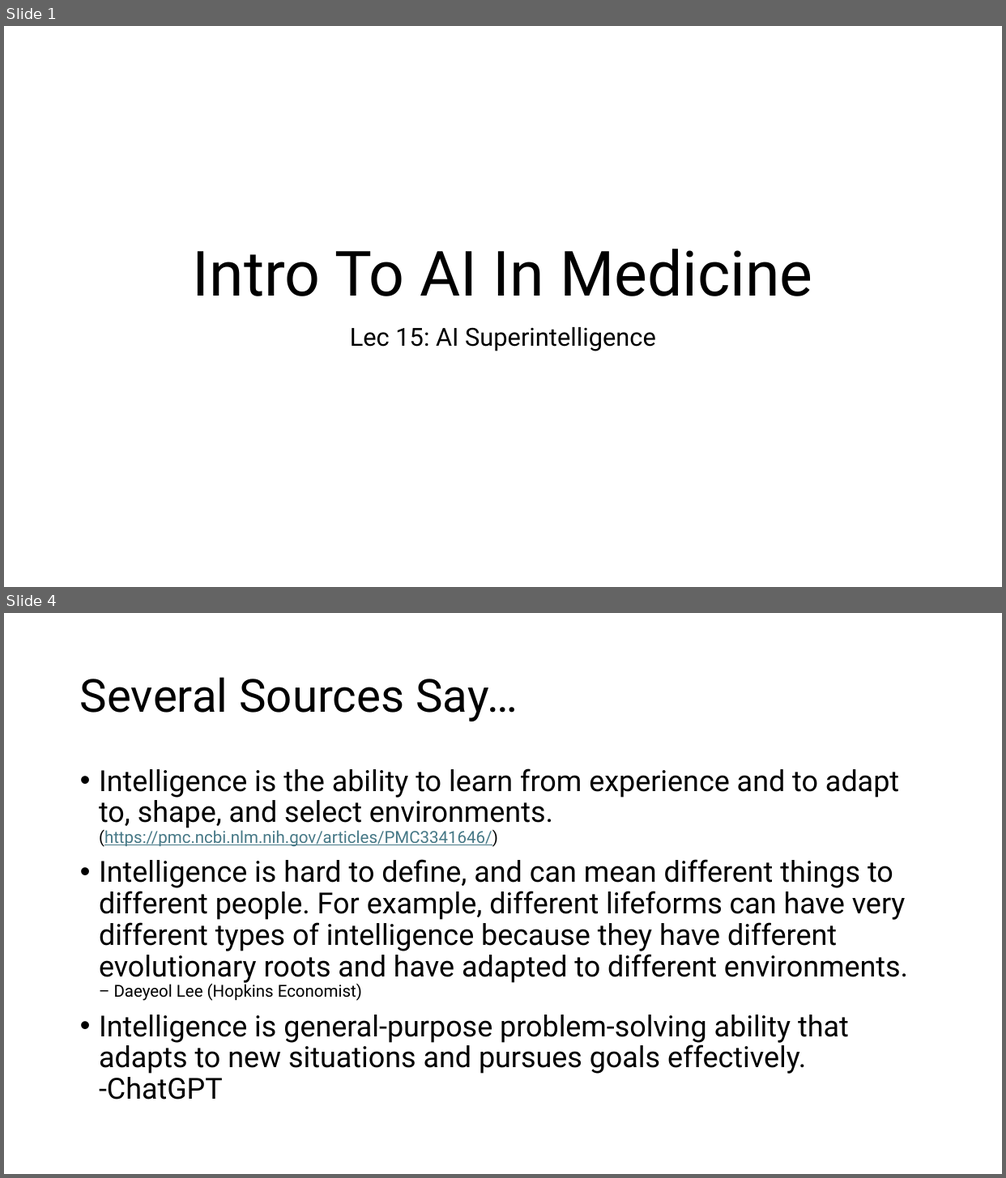
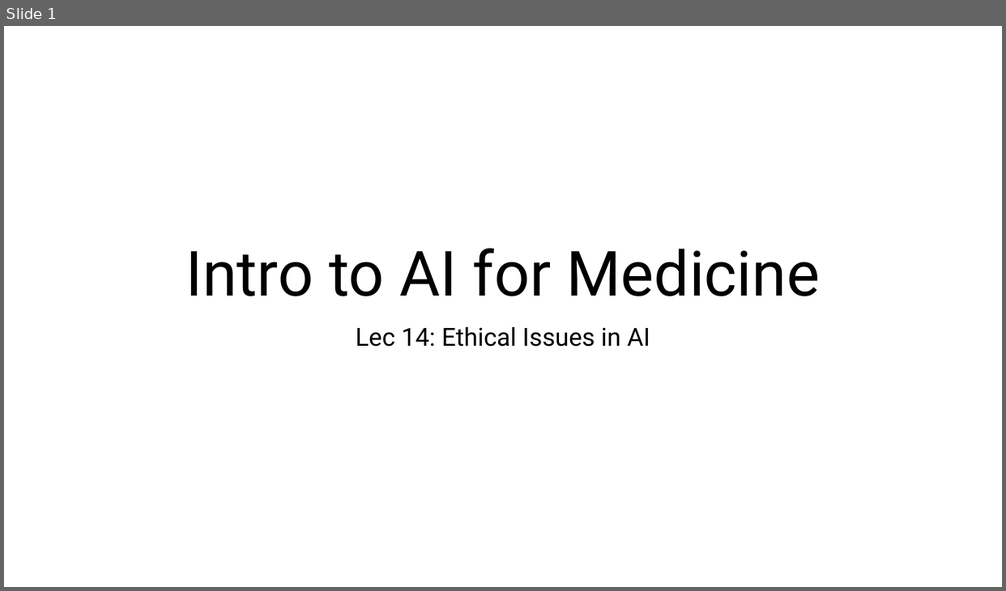
Before and after one commit to slostett/Intro_to_AI_in_Medicine_Course_Materials, a slide deck: Lecture Slides/Lec 15.pptx. Shown one above the other, each under a label of ours: slides 1 and 4 before the commit, slide 1 after it; the slides between them are not shown. The pictures are 1006x1178 and 1006x591 pixels, drawn with LibreOffice and Linux fonts; fonts in the diff are those of the drawing. Boxes give left, top, right and bottom in pixels: in the first picture for what was removed or moved away, otherwise in the second. Text is boxed around its words. In the diff, an @@ line names an element or a change of style, - is before the commit and + after.

```diff
--- a/Lecture Slides/Lec 15.pptx
+++ b/Lecture Slides/Lec 15.pptx
@@ slide 4 removed at [4, 613, 1002, 1174], background #FFFFFF @@
@@ title removed at [80, 677, 517, 722] @@
-Several Sources Say…
@@ text removed at [99, 769, 908, 1100] @@
-• Intelligence is the ability to learn from experience and to adapt to, shape, and select environments. (https://pmc.ncbi.nlm.nih.gov/articles/PMC3341646/)
-• Intelligence is hard to define, and can mean different things to different people. For example, different lifeforms can have very different types of intelligence because they have different evolutionary roots and have adapted to different environments. – Daeyeol Lee (Hopkins Economist)
-• Intelligence is general-purpose problem-solving ability that adapts to new situations and pursues goals effectively. -ChatGPT
@@ slide 1 changed as well @@
@@ title at [185, 248, 820, 297]: text changed @@
-Intro To AI In Medicine
+Intro to AI for Medicine
@@ subtitle at [356, 327, 650, 347]: text changed @@
-Lec 15: AI Superintelligence
+Lec 14: Ethical Issues in AI
```
Also in this commit, not shown: 2 other slides changed, 25 slides added, 20 other slides removed, 33 other files.
